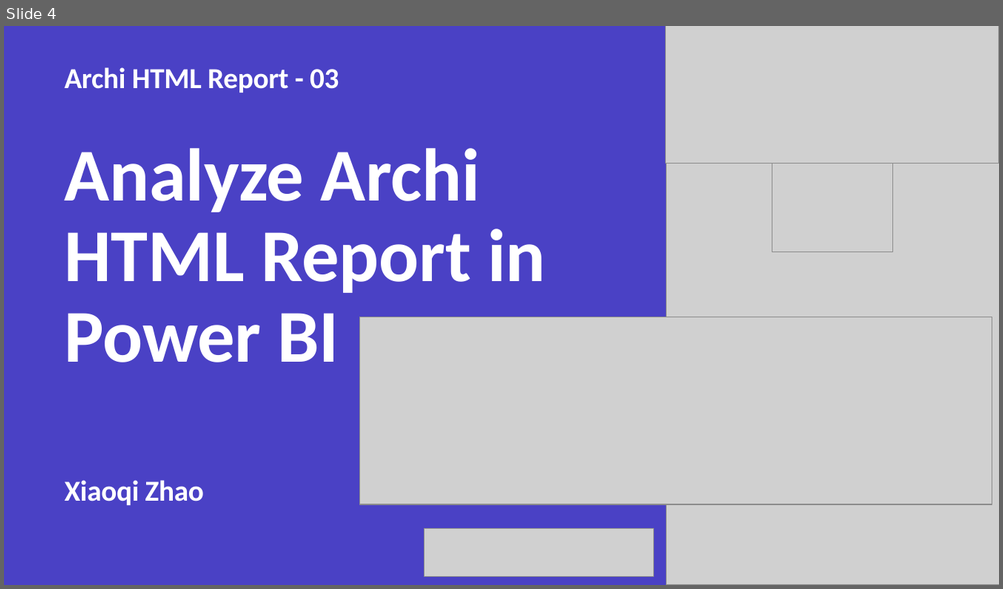
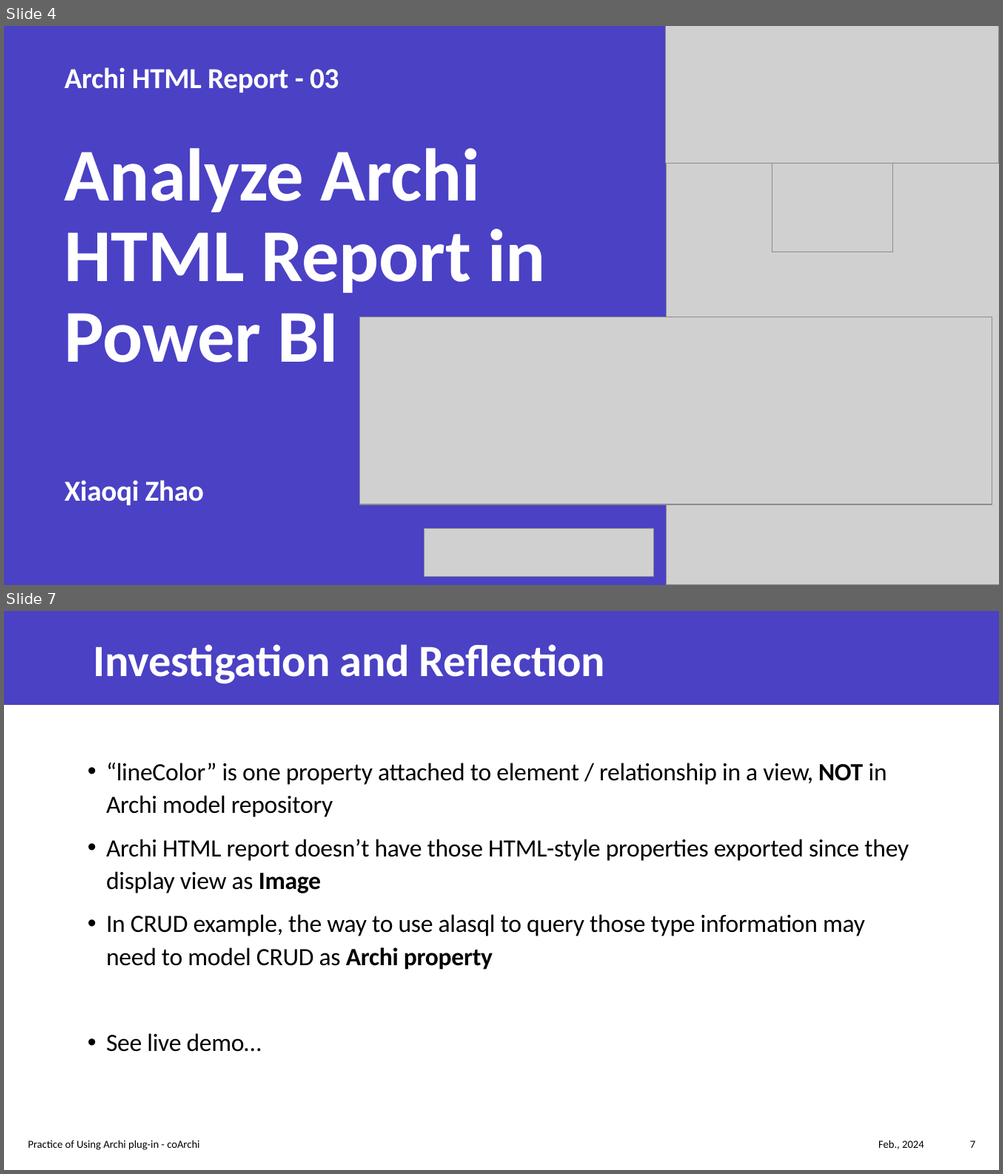
Before and after one commit to yasenstar/EA, a slide deck: architool/Using-Archi.pptx. Shown one above the other, each under a label of ours: slide 4 before the commit, slides 4 and 7 after it; the slides between them are not shown. The pictures are 1003x589 and 1003x1174 pixels, drawn with LibreOffice and Linux fonts; fonts in the diff are those of the drawing; grey boxes stand for pictures. Boxes give left, top, right and bottom in pixels: in the first picture for what was removed or moved away, otherwise in the second. Text is boxed around its words. In the diff, an @@ line names an element or a change of style, - is before the commit and + after.

Commit message:
add Archi HTML Report ERD

```diff
--- a/architool/Using-Archi.pptx
+++ b/architool/Using-Archi.pptx
@@ slide 7 added at (4, 611, 999, 1170), background #FFFFFF @@
@@ rectangle added at (4, 611, 999, 705), fill #4A41C5 @@
@@ title added at (94, 644, 605, 684), 43.2 pt, text #FFFFFF, bold @@
+Investigation and Reflection
@@ text added at (106, 763, 908, 1052), 24 pt, text #000000 @@
+• “lineColor” is one property attached to element / relationship in a view, NOT in Archi model repository
+• Archi HTML report doesn’t have those HTML-style properties exported since they display view as Image
+• In CRUD example, the way to use alasql to query those type information may need to model CRUD as Archi property
+• See live demo…
@@ text added at (28, 1140, 199, 1150), 10.5 pt, text #000000 @@
+Practice of Using Archi plug-in - coArchi
@@ text added at (878, 1140, 924, 1150), 10.5 pt, text #000000 @@
+Feb., 2024
@@ page number added at (970, 1141, 975, 1148), 10.5 pt, text #000000 @@
+7
```
Also in this commit, not shown: 2 other slides added, 1 other file.
